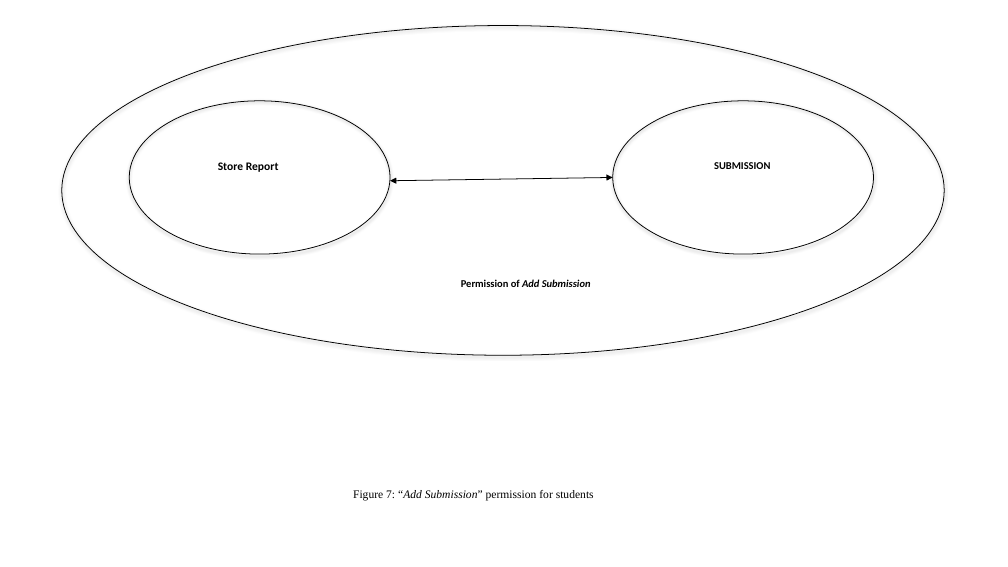
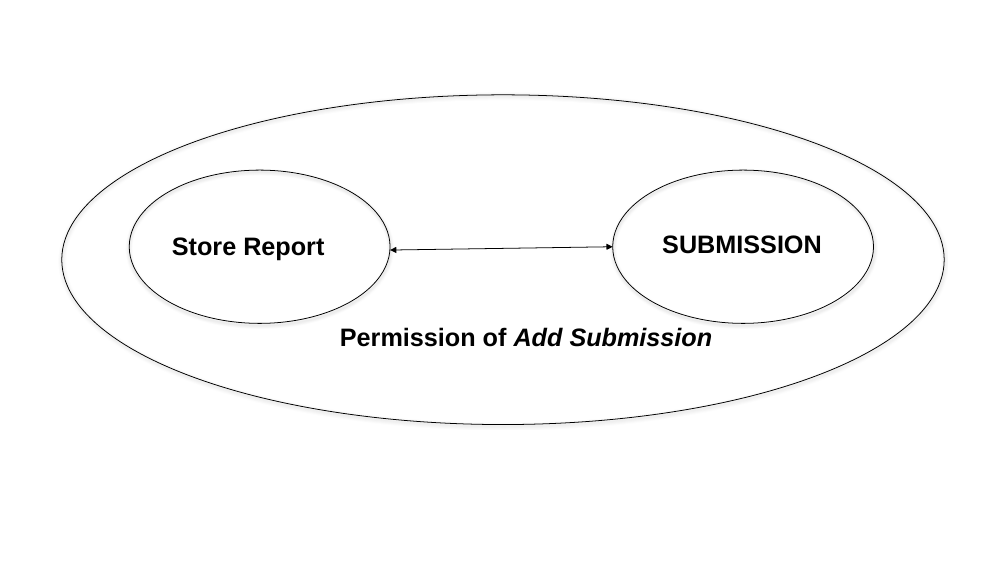
Before and after one commit to benjaminaziz/KAOS-B, a slide deck: slide 6 of Figures_Full Slides.pptx. Drawn at 1008x567 pixels with LibreOffice and Linux fonts; fonts in the diff are those of the drawing. Boxes give left, top, right and bottom in pixels: in the first picture for what was removed or moved away, otherwise in the second. Text is boxed around its words. In the diff, an @@ line names an element or a change of style, - is before the commit and + after.

```diff
--- a/Figures_Full Slides.pptx
+++ b/Figures_Full Slides.pptx
@@ text "Store Report": place and size @@
-text "Store Report" at <box>218,162,279,172</box>
+text "Store Report" at <box>172,237,324,261</box>
@@ text "Store Report" at <box>172,237,324,261</box>: size 11 to 24 pt, font Calibri to Arial @@
@@ text "SUBMISSION" at <box>662,235,822,254</box>: size 10 to 24 pt, font Calibri to Arial @@
@@ text "SUBMISSION": place and size @@
-text "SUBMISSION" at <box>714,162,770,169</box>
+text "SUBMISSION" at <box>662,235,822,254</box>
@@ 3 ellipses, 1 double arrow: place and size @@
-3 ellipses, 1 double arrow at <box>62,26,944,355</box>
+3 ellipses, 1 double arrow at <box>62,95,944,424</box>
@@ text "Permission of Add Submission": place and size @@
-text "Permission of Add Submission" at <box>461,279,591,287</box>
+text "Permission of Add Submission" at <box>340,327,713,347</box>
@@ text "Permission of Add Submission" at <box>340,327,713,347</box>: size 10 to 24 pt, font Calibri to Arial @@
@@ text removed at <box>353,490,594,501</box> @@
-Figure 7: “Add Submission” permission for students
```
Also in this commit, not shown: 6 other slides changed, 1 slide removed, 26 other files.
